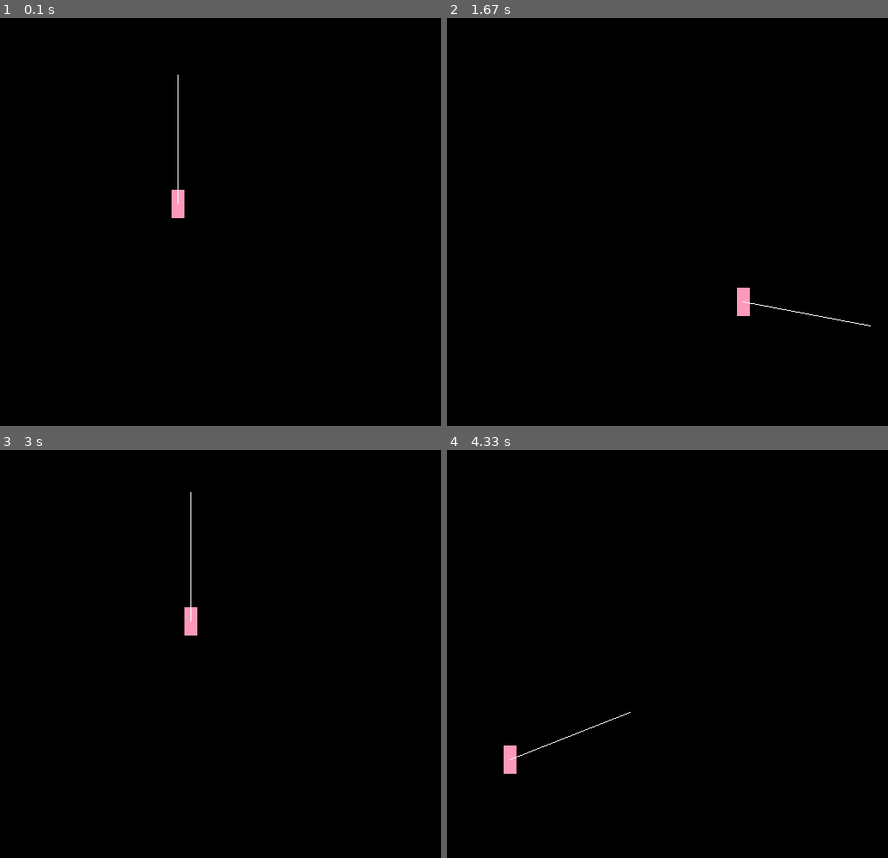
Above: before the commit, frames 1-4 (two rows, left to right).
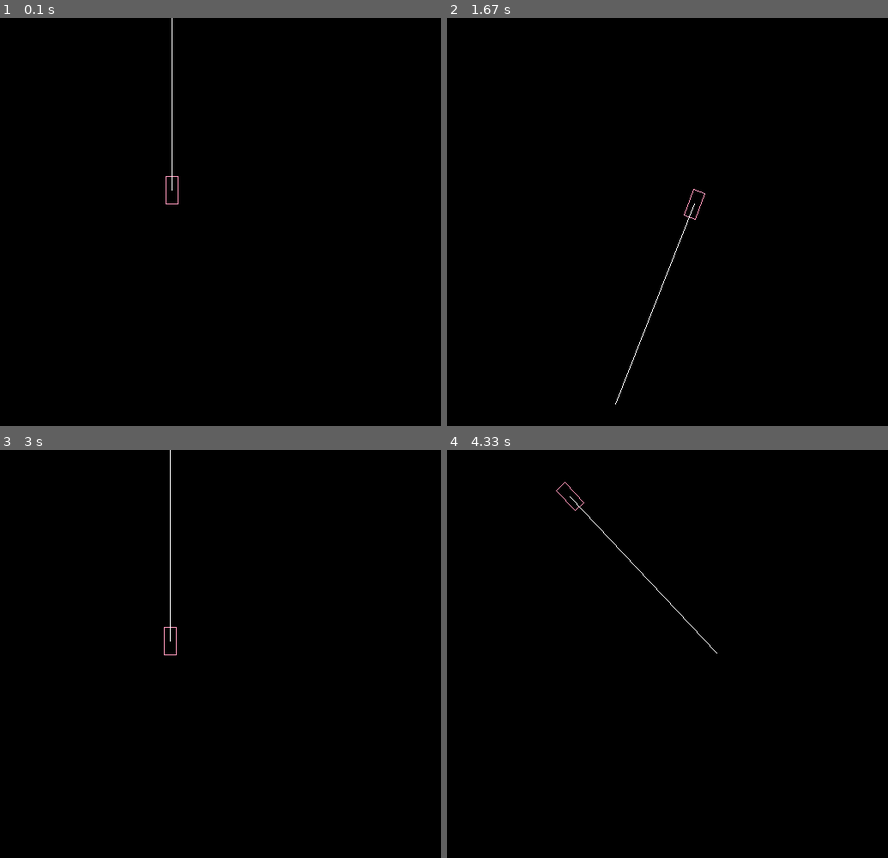
Above: after the commit, the same moments.

Repository: Void-TK-57/Drift
Game: pygame game, started from main.py
The game is run twice, just before and just after one commit, with the same random seed, the same clock (stepped at 60 frames per second) and the same inputs.
Inputs:
- Up to frame 1 (0.1 s): no input
- Up to frame 2 (1.67 s): hold Right 0.33-0.8 s; hold Up 0.83-1.13 s; hold Right 1.17-1.63 s
- Up to frame 3 (3 s): hold Left 1.67-2.2 s; hold Down 2.23-2.53 s; hold Left 2.57-2.97 s
- Up to frame 4 (4.33 s): hold Up 3-3.37 s; hold Right 3.4-4.03 s; hold Down from 4.07 s (still down)

The runs differ from the first frame. In frame 1, 0.4% of the frame differs, in the area x 37-42%, y 0-50%; in frame 2, 0.4%, in the area x 38-97%, y 41-95%; in frame 3, 0.4%; in frame 4, 0.4%.

Commit message:
Add Line and Point Class

Diff:
--- a/car.py
+++ b/car.py
@@ -1,5 +1,6 @@
 import pygame
 import numpy as np
+from graphics import Scale, Slide, Rotate, transform
 
 
 # car class
@@ -23,38 +24,49 @@
 
     # draw the rectangle
     def draw(self, screen):
-        coords =  [ [self.x, self.y],
-                    [self.x + self.width, self.y],
-                    [self.x+self.width, self.y+self.height],
-                    [self.x, self.y+self.height] ]
-        # draw the recangle
-        pygame.draw.polygon(screen, self.color,  coords )
+        coords =  [ [self.x - self.width, self.y - self.height],
+                    [self.x - self.width, self.y + self.height],
+                    [self.x + self.width, self.y + self.height],
+                    [self.x + self.width, self.y - self.height] ]
+        # rotate
+        coords = np.array(coords)
+        # transformations
+        transformations = [Slide(-self.x, -self.y), Rotate(self.angle*np.pi), Slide(self.x, self.y)]
+        #transformations = [Rotate(self.angle*np.pi), ]
+        # new coords
+        new_coords = transform(transformations, coords.T).T
+        print(new_coords)
+        for i in range(len(new_coords)):
+
+            # draw the recangle
+            pygame.draw.line(screen, self.color,  new_coords[i % len(new_coords)], new_coords[ (i + 1) % len(new_coords)] )
+        #pygame.draw.polygon(screen, self.color,  new_coords )
         # calculate y and x of vertices
-        x = self.width/2 + self.x + np.sin(self.angle*np.pi)*150
-        y = self.height/2 + self.y - np.cos(self.angle*np.pi)*150
+        x = self.x + np.sin(self.angle*np.pi)*250
+        y = self.y - np.cos(self.angle*np.pi)*250
         # draw orientation
-        pygame.draw.line(screen, (255, 255, 255), [self.x + self.width/2, self.y + self.height/2], [x, y] )
+        pygame.draw.line(screen, (255, 255, 255), [self.x, self.y], [x, y] )
 
 
     # polar to cartesian
     def polar_to_cartesian(self, angle, magnitude):
-        x = magnitude*np.sin(self.angle*np.pi)
-        y = magnitude*np.cos(self.angle*np.pi)
+        x = magnitude*np.sin( angle*np.pi )
+        y = -magnitude*np.cos( angle*np.pi )
         return x, y
 
     def move(self, directions):
         # coefficients of up, right, left and down
-        magnitude = 0 + directions[0] - directions[2]
+        magnitude = 0 - directions[0] + directions[2]
         angle = 0 + directions[1] - directions[3]
         #self.velocity = self.polar_to_cartesian(self.angle + angle*self.fixed_angular_velocity, magnitude*self.fixed_velocity)
-        self.vel = self.polar_to_cartesian(self.angle, magnitude*self.p_vel)
+        self.vel = self.polar_to_cartesian(self.angle+1, magnitude*self.p_vel)
         self.angle_vel = angle*self.p_angle_vel
 
     def rotate(self, anti = False):
         angular_velocity = self.fixed_angular_velocity
         if anti:
             angular_velocity *= -1
-        self.body.velocity = self.polar_to_cartesian(-self.body.angle + angular_velocity, self.fixed_velocity)
+        self.body.velocity = self.polar_to_cartesian(self.body.angle + angular_velocity, self.fixed_velocity)
 
 
     def log(self):
@@ -72,4 +84,5 @@
     def update(self):
         self.x += self.vel[0]
         self.y += self.vel[1]
-        self.angle += self.angle_vel % 2.0
+        self.angle += self.angle_vel
+        self.angle %= 2.0
--- a/graphics.py
+++ b/graphics.py
@@ -6,7 +6,7 @@
 
     def __call__(self, coords):
         matrix=np.array([[np.cos(self.angle), -np.sin(self.angle), 0],
-                    [ np.cos(self.angle),  np.sin(self.angle), 0],
+                    [ np.sin(self.angle),  np.cos(self.angle), 0],
                     [      0       ,         0     , 1]])
         return matrix @ coords
 
@@ -33,6 +33,49 @@
                     [ 0, 0, 1 ]])
         return matrix @ coords
 
+class Point:
+
+    def __init__(self, x, y):
+        self.x = x
+        self.y = y
+
+    def __add__(self, other):
+        return Line(self.x + other.x, self.y + other.y)
+
+    def __sub__(self, other):
+        return Line(self.x - other.x, self.y - other.y)
+
+class Line:
+
+    def __init__(self, point1, point2):
+        self.point1 = point1
+        self.point2 = point2
+
+    def __len__(self):
+        return ( (self.point1.x - self.point2.x)**2 + (self.point1.y - self.point2.y)**2 )**0.5
+
+    def __add__(self, other):
+        return Line(self.point1 + other.point1, self.point2 + other.point2)
+
+    def __sub__(self, other):
+        return Line(self.point1 - other.point1, self.point2 - other.point2)
+
+    def intersection(self, other):
+        x1 = self.point1.x
+        y1 = self.point1.y
+        x2 = self.point2.x
+        y2 = self.point2.y
+        x3 = other.point1.x
+        y3 = other.point1.y
+        x4 = other.point2.x
+        y4 = other.point2.y
+
+        x = ( (x1*y2 - y1*x2)*(x3-x4) - (x1-x2)*(x3*y4 - y3*x4) ) / (x1-x2)(y3-y4) - (y1-y2)(x3-x4)
+        y = ( (x1*y2 - y1*x2)*(y3-y4) - (y1-y2)*(x3*y4 - y3*x4) ) / (x1-x2)(y3-y4) - (y1-y2)(x3-x4)
+
+        return Point(x, y)
+
+
 def homogen(matrix):
     return np.concatenate( [matrix, np.ones( [1, matrix.shape[1]] ) ], axis = 0)
 
--- a/main.py
+++ b/main.py
@@ -29,7 +29,7 @@
     clock = pygame.time.Clock()
     _map = []
 
-    car = Car(x = 200, y = 200, width = 14, height = 32, velocity = 10, angle_velocity=0.01, angle = 0)
+    car = Car(x = 200, y = 200, width = 7, height = 16, velocity = 5, angle_velocity=0.02, angle = 0)
 
     # main loop
     while True:
